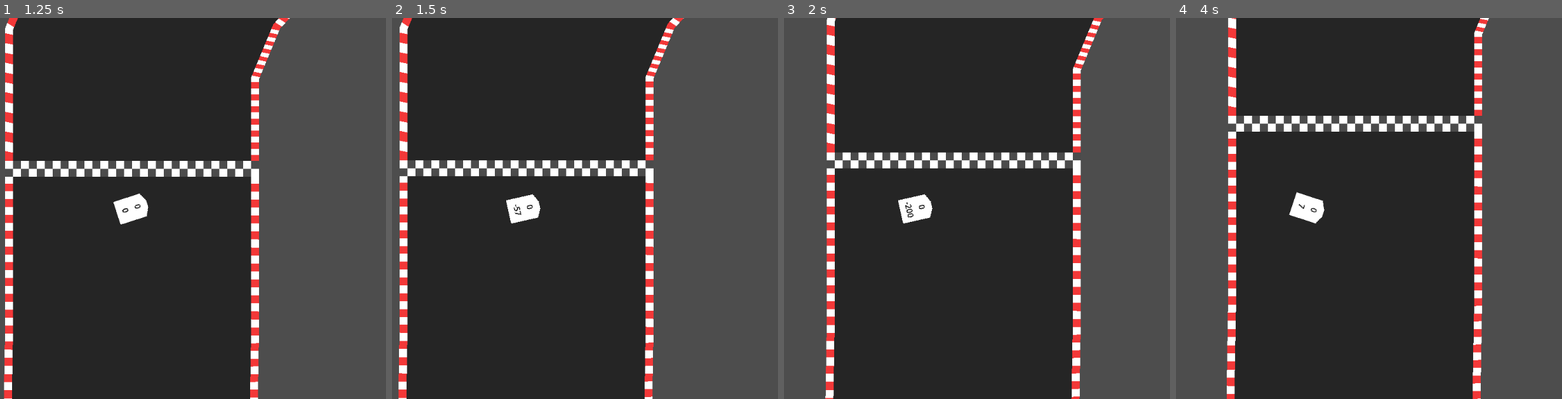
Above: before the commit, frames 1-4 (left to right).
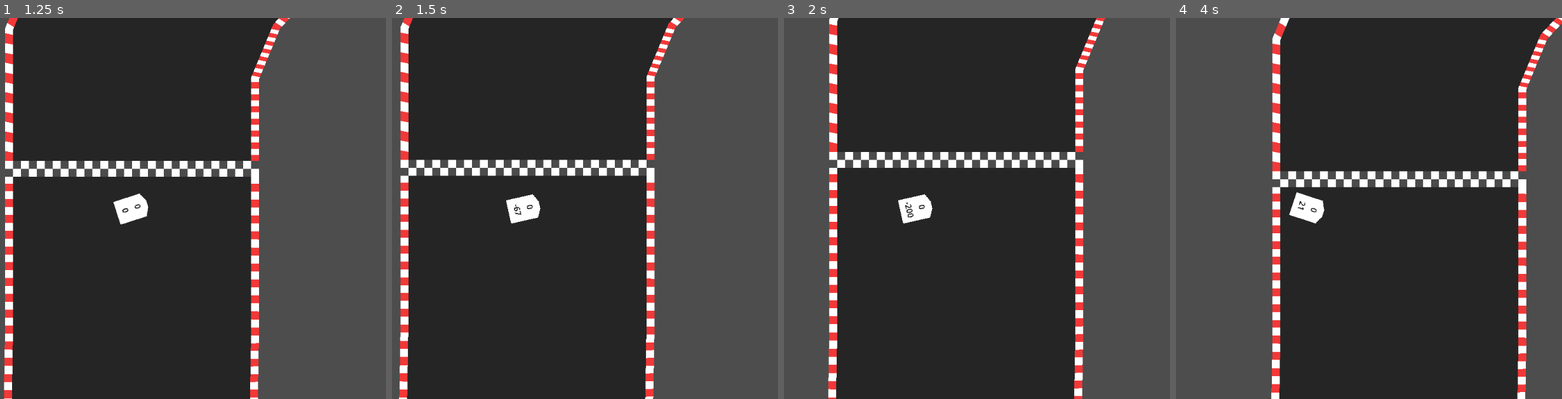
Above: after the commit, the same moments.

Repository: Tab-e-n/web-racing-game
Game: Godot game, scene res://gameplay.tscn
Two runs of this game, one before a commit and one after it. Both use one fixed random seed, a clock stepped at 60 frames per second and the inputs below.
Inputs:
- Up to frame 1 (1.25 s): tap Enter at 0.5 s; hold Right (right) from 0.53 s (still down)
- Up to frame 2 (1.5 s): release Right (right) at 1.28 s; hold Down (down) from 1.28 s (still down)
- Up to frame 3 (2 s): keep holding Down (down)
- Up to frame 4 (4 s): release Down (down) at 2.03 s; hold Right (right) 2.03-2.78 s; hold Up (up) 2.78-3.53 s; hold Left (left) from 3.53 s (still down)

Frame 1 is identical in both runs. In frame 2, 2.2% of the frame differs, in the area x 1-76%, y 0-100%; in frame 3, 4.5%; in frame 4, 32%, in the area x 13-100%, y 0-100%.

Commit message:
Improving readability of my code (Impossible)

Diff:
--- a/Objects/GameplayObjects/checkpoint.tscn
+++ b/Objects/GameplayObjects/checkpoint.tscn
@@ -6,6 +6,7 @@
 [sub_resource type="WorldBoundaryShape2D" id="WorldBoundaryShape2D_6x8c3"]
 
 [node name="checkpoint" type="Area2D"]
+collision_layer = 0
 script = ExtResource("1_vm4tp")
 
 [node name="coll" type="CollisionShape2D" parent="."]
--- a/Scripts/Global.gd
+++ b/Scripts/Global.gd
@@ -1,7 +1,9 @@
 extends Node
+
 
 var debug_mode = false
 
-func _physics_process(delta):
+
+func _physics_process(_delta):
 	if Input.is_action_just_pressed("debug"):
 		debug_mode = !debug_mode
--- a/Scripts/Netcode.gd
+++ b/Scripts/Netcode.gd
@@ -30,6 +30,7 @@
 
 var rcp_delay : int = 0
 
+
 func _ready():
 	multiplayer.peer_connected.connect(_on_player_connected)
 	multiplayer.peer_disconnected.connect(_on_player_disconnected)
@@ -38,9 +39,11 @@
 	multiplayer.server_disconnected.connect(_on_server_disconnected)
 
 
-func _physics_process(delta):
+func _physics_process(_delta):
 	if multiplayer.multiplayer_peer != null:
 		if multiplayer.is_server():
+			# This is here to limit server and peer network load.
+			# Mostlikely not neccesary
 			rcp_delay += 1
 			if rcp_delay >= 3:
 				get_car_data.rpc()
@@ -73,12 +76,8 @@
 	multiplayer.multiplayer_peer = null
 
 
-# When the server decides to start the game from a UI scene,
-# do Lobby.load_game.rpc(filepath)
-#@rpc("call_local", "reliable")
-#func load_game(game_scene_path):
-#	get_tree().change_scene_to_file(game_scene_path)
-
+# The server will call this ever so often to tell every peer
+# to send information about where they are, their speed and their rotation.
 @rpc("authority", "call_local", "unreliable")
 func get_car_data():
 	if is_a_spectator or not is_a_player:
@@ -87,6 +86,7 @@
 		var car_data = get_tree().current_scene.get_car_data()
 		send_car_data.rpc(car_data)
 
+
 @rpc("any_peer", "call_remote", "unreliable")
 func send_car_data(car_data : Dictionary):
 	var peer_id = multiplayer.get_remote_sender_id()
@@ -94,18 +94,22 @@
 		players[peer_id]["car_data"] = car_data.duplicate()
 #		print("data_recieved")
 
+
+# INCOMPLETE
 @rpc("authority", "call_local", "reliable")
 func send_game_info(game_info : Dictionary):
 	current_track_name = game_info["track_name"]
 
-# Every peer will call this when they have loaded the game scene.
-#@rpc("any_peer", "call_local", "reliable")
-#func player_loaded():
-#	if multiplayer.is_server():
-#		players_loaded += 1
-#		if players_loaded == players.size():
-#			$/root/Game.start_game()
-#			players_loaded = 0
+
+# Tabin function todo list
+#func vote_map
+#func changing_map
+#func send_time
+#func start_countdown
+#func player_finished_race
+#func race_time_ran_out
+#func become_spectator
+#func become_player
 
 
 # When a peer connects, send them my player info.
--- a/Scripts/asphalt.gd
+++ b/Scripts/asphalt.gd
@@ -1,14 +1,18 @@
 extends Area2D
+
 
 var car : Node2D
 
-func _physics_process(delta):
+
+func _physics_process(_delta):
 	if car != null:
 		car.on_asphalt = true
+
 
 func _on_body_entered(body):
 	car = body
 
-func _on_body_exited(body):
+
+func _on_body_exited(_body):
 	car.on_asphalt = false
 	car = null
--- a/Scripts/booster.gd
+++ b/Scripts/booster.gd
@@ -1,10 +1,13 @@
 extends Area2D
 
+
 var car : Node2D
+
 
 func _physics_process(_delta):
 	if car != null:
 		car.forced_accel = true
+
 
 func _on_body_entered(body):
 	if car == null:
@@ -12,6 +15,7 @@
 		car.forced_accel = true
 		car.boost(250, 5, rotation)
 
+
 func _on_body_exited(_body):
 	car.forced_accel = false
 	car = null
--- a/Scripts/camera.gd
+++ b/Scripts/camera.gd
@@ -1,6 +1,6 @@
 extends Camera2D
 
-func _physics_process(delta):
+
+func _physics_process(_delta):
 	var target = get_parent().get_node("Racecar")
-	if target != null:
-		position = target.position
+	position = (target as Node2D).position
--- a/Scripts/checkpoint.gd
+++ b/Scripts/checkpoint.gd
@@ -1,15 +1,28 @@
 extends Area2D
 
-@onready var finish : Node2D = get_parent()
+
+var finish : Finish
 var checkpoint_number : int
 
+@onready var debug_visual : Sprite2D = $visual
+
+
 func _ready():
-	$visual.visible = false
+	var parent = get_parent()
+	if not parent is Finish:
+		queue_free()
+		return
+	finish = parent
 	finish.last_check_point += 1
+
+	debug_visual.visible = false
+
 	checkpoint_number = finish.last_check_point
 
+
 func _physics_process(_delta):
-	$visual.visible = Global.debug_mode
+	debug_visual.visible = Global.debug_mode
+
 
 func _on_body_entered(_body):
 	if finish.current_checkpoint == checkpoint_number - 1:
--- a/Scripts/dev_line_tool.gd
+++ b/Scripts/dev_line_tool.gd
@@ -1,7 +1,9 @@
 @tool
+class_name DevLineTool
 extends Line2D
+# Draws a line that shows how a car will move
+# under the specified conditions
 
-class_name dev_line_tool
 
 @export var reload : bool = false
 @export_category("Car Simulation")
@@ -9,6 +11,7 @@
 @export var car_simulation_curr_speed : float = 690
 @export var car_simulation_turn_speed : float = 0.03
 @export var car_simulation_end_rotation : float = PI/2
+
 
 func _ready():
 	if not Engine.is_editor_hint():
@@ -19,6 +22,7 @@
 		add_child(dot)
 		modulate = Color(1, 0, 1, 0.5)
 		width = 2
+
 
 func _physics_process(delta):
 	if enable_car_simulation_turn:
--- a/Scripts/finish_line.gd
+++ b/Scripts/finish_line.gd
@@ -1,14 +1,17 @@
+class_name Finish
 extends Area2D
 
+
 @export var width : int = 512
-
 var current_checkpoint : int = 0
 var last_check_point : int = 0
+
 
 func _ready():
 	$finish.region_rect.size = Vector2(width, 32)
 
-func _on_body_entered(body):
+
+func _on_body_entered(_body):
 	if current_checkpoint == last_check_point:
 		if get_tree().current_scene.has_method("player_did_a_lap"):
 			get_tree().current_scene.player_did_a_lap()
--- a/Scripts/gameplay.gd
+++ b/Scripts/gameplay.gd
@@ -1,4 +1,5 @@
 extends Node2D
+
 
 func get_car_data():
 	var data = {}
@@ -9,5 +10,6 @@
 #	data["cur_speed"] = $Racecar.cur_speed
 	return data
 
+
 func player_did_a_lap():
 	print("You did a lap :D")
--- a/Scripts/oil.gd
+++ b/Scripts/oil.gd
@@ -1,7 +1,9 @@
 extends Area2D
+
 
 var car : Node2D
 var oil_covered_timer : int
+
 
 func _physics_process(_delta):
 	if car != null:
--- a/Scripts/opponent_visualizer.gd
+++ b/Scripts/opponent_visualizer.gd
@@ -1,24 +1,37 @@
 extends Node2D
+
 
 func _ready():
 	position = Vector2(0, 0)
 
-func _physics_process(delta):
+
+func _physics_process(_delta):
+	manage_opponents()
+	animate_opponents()
+
+
+func manage_opponents():
 	for i in Net.players.keys():
 		if i == Net.multiplayer.get_unique_id():
 			continue
+
 		if not has_node(String.num(i)):
 			var new_op : Sprite2D = Sprite2D.new()
 			new_op.texture = preload("res://Textures/placeholder_car.png")
 			new_op.name = String.num(i)
 			new_op.modulate = Color.DARK_GRAY
 			add_child(new_op)
+
+
+func animate_opponents():
 	for op in get_children():
 		if not Net.players.has(int(String(op.name))):
 			op.queue_free()
 			continue
+
 		if not Net.players[int(String(op.name))].has("car_data"):
 			continue
+
 		var car_data = Net.players[int(String(op.name))]["car_data"]
 		op.rotation =  car_data["rotation"]
 		op.position =  car_data["position"]
--- a/Scripts/racecar.gd
+++ b/Scripts/racecar.gd
@@ -1,4 +1,5 @@
 extends CharacterBody2D
+
 
 const DEBUG_NO_EXIT_SLIDING = false
 
@@ -14,9 +15,10 @@
 const SLIDING_DRAG : float = 1.5
 const BUNKER_DRAG : float = 4
 
+
 var is_taking_inputs = true
 
-var cur_speed = 0
+var curr_speed = 0
 var friction_reduction = 0
 var gear = 0
 var switching_gears_timer = 0
@@ -31,18 +33,17 @@
 
 var oil_covered : bool = false
 
+
 func _ready():
 	motion_mode = MOTION_MODE_FLOATING
+
 
 func _physics_process(_delta):
 	if Net.is_a_spectator:
 		visible = false
 		return
 
-	if not on_asphalt:
-		on_bunker = true
-	else:
-		on_bunker = false
+	on_bunker = not on_asphalt
 #	print(on_asphalt)
 #	print(on_bunker)
 
@@ -61,7 +62,7 @@
 		if switching_gears_timer == 0:
 			gear = 0
 			for i in GEAR_THRESHOLDS:
-				if cur_speed > i:
+				if curr_speed > i:
 					gear += 1
 
 	var last_coll_rot = $last_coll_rot.global_rotation
@@ -70,6 +71,14 @@
 		physics_sliding()
 	else:
 		physics_normal()
+
+		if switching_gears_timer == 0:
+			var expected_gear = 0
+			for i in GEAR_THRESHOLDS:
+				if curr_speed > i:
+					expected_gear += 1
+			if expected_gear != gear:
+				switching_gears_timer = 30
 
 	$last_coll_rot.global_rotation = last_coll_rot
 
@@ -78,7 +87,6 @@
 			var coll = get_slide_collision(i)
 			var wall_angle = coll.get_normal().angle() + PI/2
 			$last_coll_rot.global_rotation = wall_angle
-
 
 			var new_angle
 			if rotation_distance(wall_angle, flip_angle(rotation)) < PI/6:
@@ -87,8 +95,7 @@
 				new_angle = wall_angle
 			else:
 				new_angle = wall_rotation_change(rotation, wall_angle)
-	#		if cur_speed < 0:
-	#			new_angle = flip_angle(new_angle)
+
 			$new_rot.global_rotation = new_angle
 
 			var angle_dist = rotation_distance(new_angle, rotation)
@@ -98,30 +105,24 @@
 	#		print($last_coll_rot.global_rotation)
 
 		velocity = get_real_velocity()
-		if pythagoras(velocity.x, velocity.y) < cur_speed:
-			cur_speed = pythagoras(velocity.x, velocity.y)
-		cur_speed -= FRICTION * sign(cur_speed)
-
-	$Label.text = String.num(gear) + "\n" + String.num(round(cur_speed))
+		if pythagoras(velocity.x, velocity.y) < curr_speed:
+			curr_speed = pythagoras(velocity.x, velocity.y)
+		curr_speed -= FRICTION * sign(curr_speed)
+
+	$Label.text = String.num(gear) + "\n" + String.num(round(curr_speed))
 
 	if state_sliding or oil_covered:
 		$placeholder.modulate = Color(0.5, 0.5, 0.5)
 	else:
 		$placeholder.modulate = Color(1, 1, 1)
-
 
 	$normal_rot.visible = Global.debug_mode
 	$last_coll_rot.visible = Global.debug_mode
 	$sliding_rot_cos.visible = Global.debug_mode and state_sliding and not velocity == Vector2(0, 0)
 	$new_rot.visible = Global.debug_mode
 
+
 func physics_normal():
-#	var turn_direction : int = 0
-#	if Input.is_action_pressed("left"):
-#		turn_direction = --1
-#	if Input.is_action_pressed("right"):
-#		turn_direction = 1
-#
 	if Input.is_action_pressed("left") and is_taking_inputs:
 		rotation -= TURN_SPEED
 	if Input.is_action_pressed("right") and is_taking_inputs:
@@ -129,50 +130,35 @@
 
 	if switching_gears_timer == 0:
 		if (Input.is_action_pressed("up") and is_taking_inputs) or forced_accel:
-			if cur_speed < TOP_SPEED:
-				cur_speed += ACCELERATION - GEAR_ACC_DECREASE[gear]
-				if cur_speed > TOP_SPEED:
-					cur_speed = TOP_SPEED
+			curr_speed = normal_change_speed(curr_speed, TOP_SPEED, ACCELERATION - GEAR_ACC_DECREASE[gear])
 			if friction_reduction < FRICTION:
 				friction_reduction += 1
 
 		if Input.is_action_pressed("down") and is_taking_inputs:
-			if cur_speed > -TOP_SPEED_BACK:
-				cur_speed -= DECCELERATION
-				if cur_speed < -TOP_SPEED_BACK:
-					cur_speed = -TOP_SPEED_BACK
+			curr_speed = normal_change_speed(curr_speed, TOP_SPEED_BACK, -DECCELERATION)
 			if friction_reduction < FRICTION:
 				friction_reduction += 1
 			if gear > 0:
 				state_sliding = true
 
-
-	if switching_gears_timer == 0:
-		var expected_gear = 0
-		for i in GEAR_THRESHOLDS:
-			if cur_speed > i:
-				expected_gear += 1
-		if expected_gear != gear:
-			gear = expected_gear
-			switching_gears_timer = 30
-
 	if ((!(Input.is_action_pressed("up") or forced_accel) and !Input.is_action_pressed("down")) or !is_taking_inputs) and friction_reduction > 0:
 		friction_reduction -= 1
 
-	if cur_speed != 0:
-		var speed_sign = sign(cur_speed)
-		cur_speed -= speed_sign * (FRICTION - friction_reduction + abs(cur_speed) / 1000 * extra_drag + extra_friction)
-		if speed_sign != sign(cur_speed):
-			cur_speed = 0
-
-#		velocity.x += sin(rotation) * ACCELERATION
-#		velocity.y -= cos(rotation) * ACCELERATION
-
-	velocity.x = sin(rotation) * cur_speed
-	velocity.y = -cos(rotation) * cur_speed
+	curr_speed = apply_reductive_forces(curr_speed, sign(curr_speed), FRICTION - friction_reduction, abs(curr_speed), extra_drag, extra_friction)
+
+	velocity.x = sin(rotation) * curr_speed
+	velocity.y = -cos(rotation) * curr_speed
+
+
+func normal_change_speed(speed : float, top_speed : float, acceleration : float):
+	if abs(speed) < top_speed:
+		speed += acceleration
+		if abs(speed) > top_speed:
+			speed = sign(speed) * top_speed
+	return speed
+
 
 func physics_sliding():
-
 	if Input.is_action_pressed("left") and is_taking_inputs:
 		rotation -= TURN_SPEED_SLIDING
 	if Input.is_action_pressed("right") and is_taking_inputs:
@@ -200,17 +186,8 @@
 			friction_reduction -= 1
 
 	if velocity_sin != null or velocity_cos != null:
-		if velocity.x != 0:
-			var speed_sign = sign(velocity.x)
-			velocity.x -= velocity_sin * (FRICTION / 3 + pyth / 1000 * (SLIDING_DRAG + extra_drag) + extra_friction)
-			if speed_sign != sign(velocity.x) and speed_sign != 0:
-				velocity.x = 0
-
-		if velocity.y != 0:
-			var speed_sign = sign(velocity.y)
-			velocity.y -= velocity_cos * (FRICTION / 3 + pyth / 1000 * (SLIDING_DRAG + extra_drag) + extra_friction)
-			if speed_sign != sign(velocity.y) and speed_sign != 0:
-				velocity.y = 0
+		velocity.x = apply_reductive_forces(velocity.x, velocity_sin, FRICTION, pyth, SLIDING_DRAG + extra_drag, extra_friction)
+		velocity.y = apply_reductive_forces(velocity.y, velocity_cos, FRICTION, pyth, SLIDING_DRAG + extra_drag, extra_friction)
 
 		if Global.debug_mode:
 			$sliding_rot_cos.global_rotation = incos(velocity_cos, velocity.x)
@@ -223,10 +200,17 @@
 		if abs(velocity.x) < 25 and abs(velocity.y) < 25:
 			state_sliding = false
 
-	cur_speed = pyth
-
-#	velocity.x = sin(rotation) * cur_speed
-#	velocity.y = -cos(rotation) * cur_speed
+	curr_speed = pyth
+
+
+func apply_reductive_forces(vel : float, portion : float, friction : float, speed : float, drag : float, bonus_friction : float):
+	if vel == 0:
+		return vel
+	var speed_sign = sign(vel)
+	vel -= portion * (friction / 3 + speed / 1000 * drag + bonus_friction)
+	if speed_sign != sign(vel) and speed_sign != 0:
+		vel = 0
+	return vel
 
 
 func boost(magnitude : float, drag : float, direction : float):
@@ -235,13 +219,14 @@
 		velocity.x += sin(direction) * magnitude / (1 + pyth / 1000 * drag)
 		velocity.y += -cos(direction) * magnitude / (1 + pyth / 1000 * drag)
 	else:
-		cur_speed += (PI - rotation_distance(direction, rotation)) / PI * magnitude / (1 + abs(cur_speed) / 1000 * drag)
+		curr_speed += (PI - rotation_distance(direction, rotation)) / PI * magnitude / (1 + abs(curr_speed) / 1000 * drag)
 
 
 func wall_rotation_change(curr_rot : float, wall_rot : float):
 	var bang_angle = flip_angle(curr_rot)
 	bang_angle = mirror_angle(bang_angle, wall_rot)
 	return bang_angle
+
 
 func rotation_distance(r1, r2):
 	var dist = abs(r1 - r2)
@@ -255,6 +240,10 @@
 		dist = abs(r1 - r2)
 	return dist
 
+
+# This function figures out which way is most efficient
+# to spin to get from r1 to r2, so you rotate the least.
+# Probs exist a better way than this that i don't want to figure out.
 func rotation_sign(r1, r2):
 #	print("s: ", r1, " ", r2)
 	while r1 < 0:
@@ -266,7 +255,7 @@
 	while r2 > 2*PI:
 		r2 -= 2*PI
 	var dist = abs(r1 - r2)
-	var sign = sign(r2 - r1)
+	var s = sign(r2 - r1)
 #	print("b: ", sign, " ", dist, " ", r1, " ", r2)
 	r1 -= PI
 	while r1 < 0:
@@ -276,9 +265,9 @@
 		r2 += 2*PI
 	if abs(r1 - r2) < dist:
 		dist = abs(r1 - r2)
-		sign = sign(r2 - r1)
+		s = sign(r2 - r1)
 #	print("a: ", sign, " ", dist, " ", r1, " ", r2)
-	return sign
+	return s
 
 
 func flip_angle(angle : float):
@@ -287,12 +276,14 @@
 	else:
 		angle += PI
 	return angle
+
 
 func mirror_angle(angle : float, mirror : float):
 	var out = angle - mirror
 	out = 2*PI - out
 	out += mirror
 	return out
+
 
 func incos(n : float, velx : float):
 	var angle = acos(n)
@@ -302,5 +293,6 @@
 		angle += PI
 	return angle
 
+
 func pythagoras(a, b):
 	return sqrt(a * a + b * b)
--- a/Scripts/road.gd
+++ b/Scripts/road.gd
@@ -1,4 +1,5 @@
 extends Line2D
+
 
 func _ready():
 	if not visible:
--- a/Scripts/start_position.gd
+++ b/Scripts/start_position.gd
@@ -1,4 +1,5 @@
 extends Marker2D
+
 
 func _ready():
 	var game = get_tree().current_scene
--- a/Scripts/track_loader.gd
+++ b/Scripts/track_loader.gd
@@ -1,11 +1,14 @@
 extends Node2D
+
 
 var current_track : Node2D = Node2D.new()
 var track_name : String = ""
 
-func _physics_process(delta):
+
+func _physics_process(_delta):
 	if track_name != Net.current_track_name:
 		change_track(Net.current_track_name)
+
 
 func change_track(new_track_name : String):
 	current_track.queue_free()
